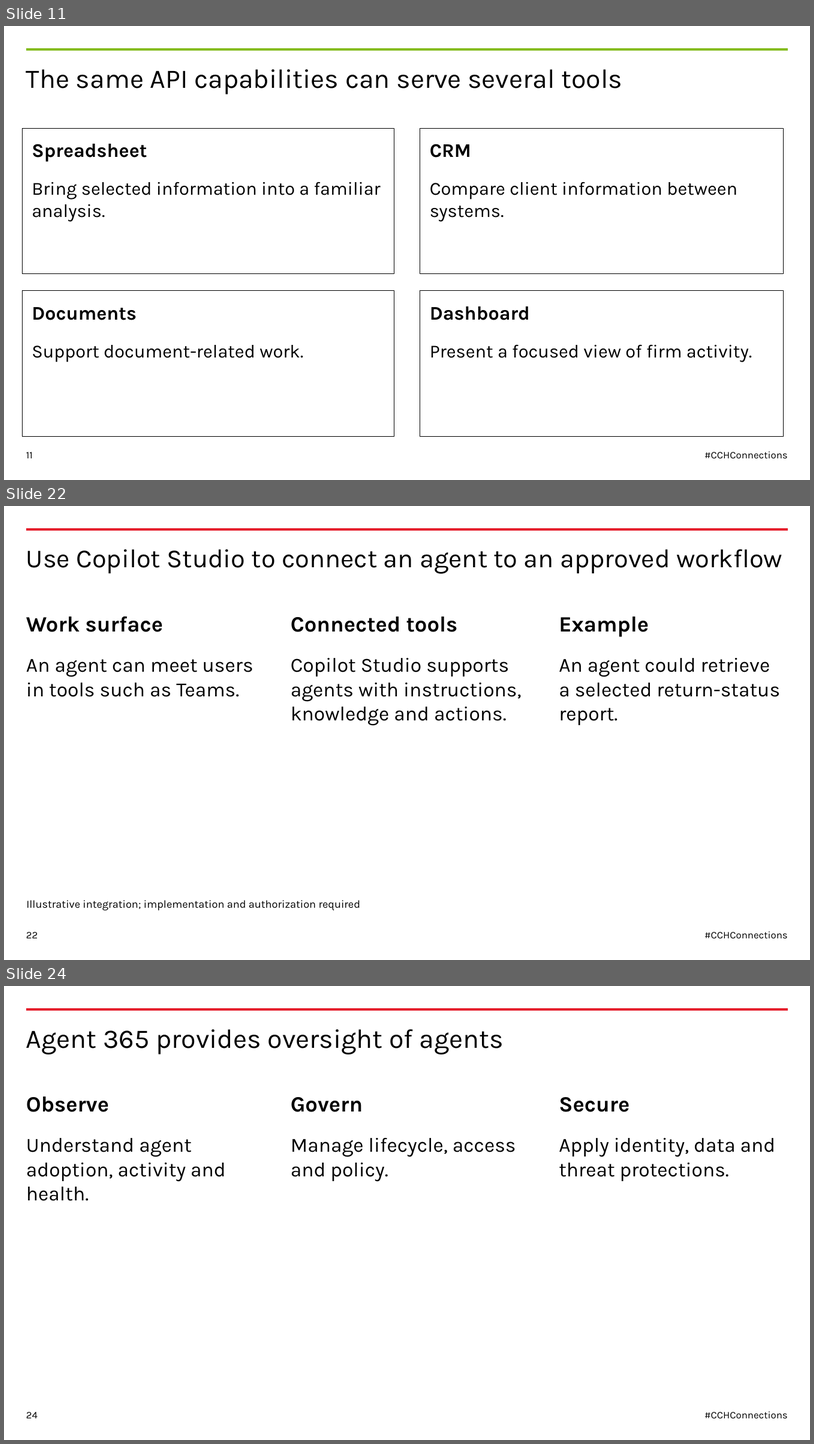
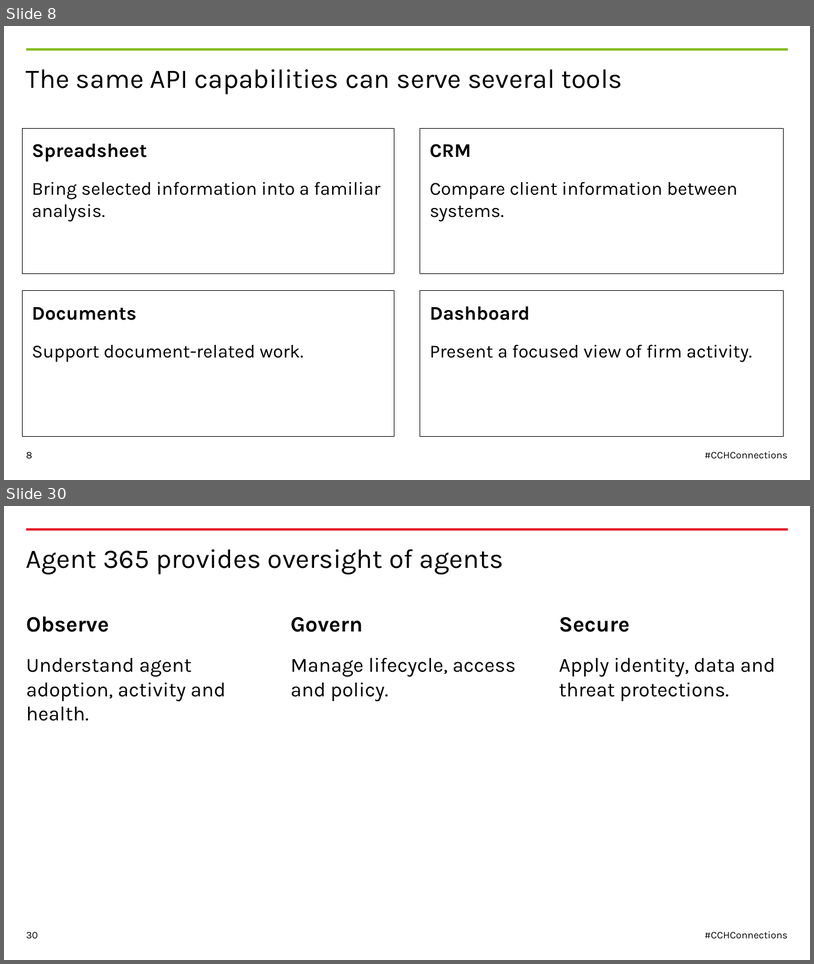
Before and after one commit to nathandyck/wk-tax-api, a slide deck: presentation/CCH-Connections-2026-WK-template.pptx. Shown one above the other, each under a label of ours: slides 11, 22 and 24 before the commit, slides 8 and 30 after it; the slides between them are not shown. The pictures are 814x1444 and 814x964 pixels, drawn with LibreOffice and Linux fonts; fonts in the diff are those of the drawing. Boxes give left, top, right and bottom in pixels: in the first picture for what was removed or moved away, otherwise in the second. Text is boxed around its words. In the diff, an @@ line names an element or a change of style, - is before the commit and + after.

```diff
--- a/presentation/CCH-Connections-2026-WK-template.pptx
+++ b/presentation/CCH-Connections-2026-WK-template.pptx
@@ slide 22 removed at (4,506,810,960), background #FFFFFF; not listed: 1 template element that a slide beside it also shows @@
@@ title removed at (26,549,783,574) @@
-Use Copilot Studio to connect an agent to an approved workflow
@@ text removed at (26,616,164,632) @@
-Work surface
@@ text removed at (291,616,458,632) @@
-Connected tools
@@ text removed at (559,616,649,637) @@
-Example
@@ text removed at (26,659,254,697) @@
-An agent can meet users in tools such as Teams.
@@ text removed at (291,658,521,726) @@
-Copilot Studio supports agents with instructions, knowledge and actions.
@@ text removed at (559,658,780,725) @@
-An agent could retrieve a selected return-status report.
@@ text removed at (26,900,361,910) @@
-Illustrative integration; implementation and authorization required
@@ page number removed at (26,931,38,938) @@
-22
@@ text removed at (705,931,788,939) @@
-#CCHConnections
@@ what was slide 11 is now slide 8 @@
@@ page number at (26,451,32,458): text changed @@
-11
+8
@@ what was slide 24 is now slide 30 @@
@@ page number at (26,931,38,939): text changed @@
-24
+30
```
Also in this commit, not shown: 21 slides changed, 10 slides added, 9 other slides removed.
